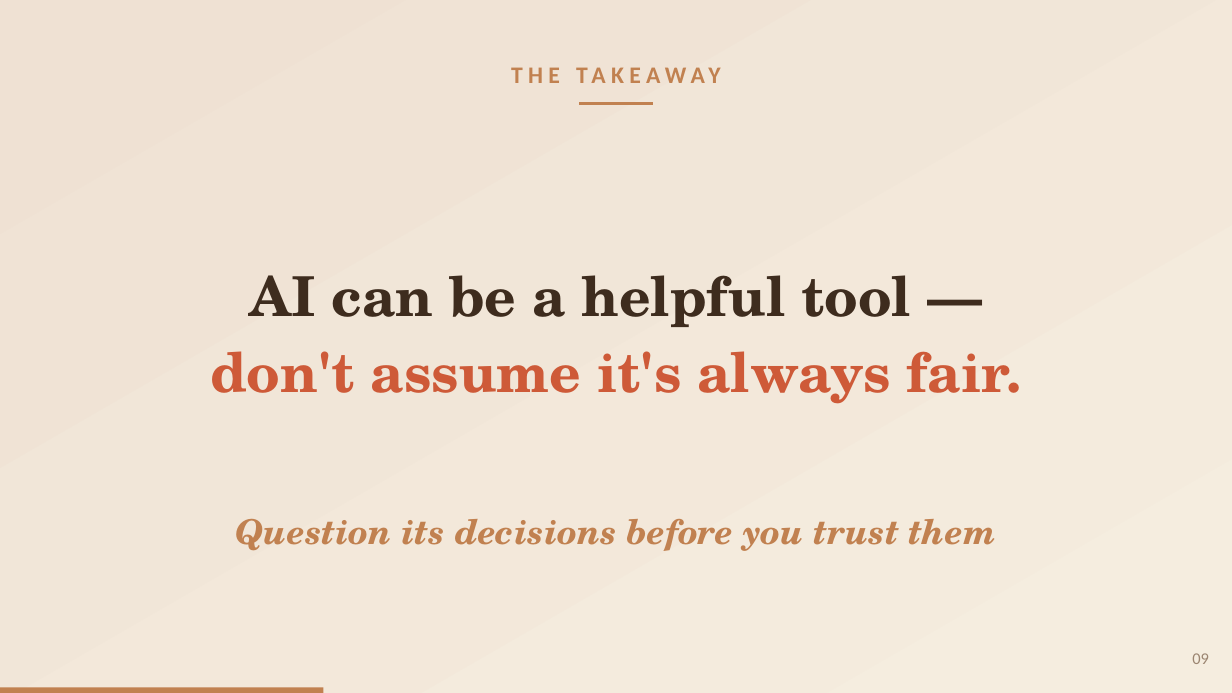
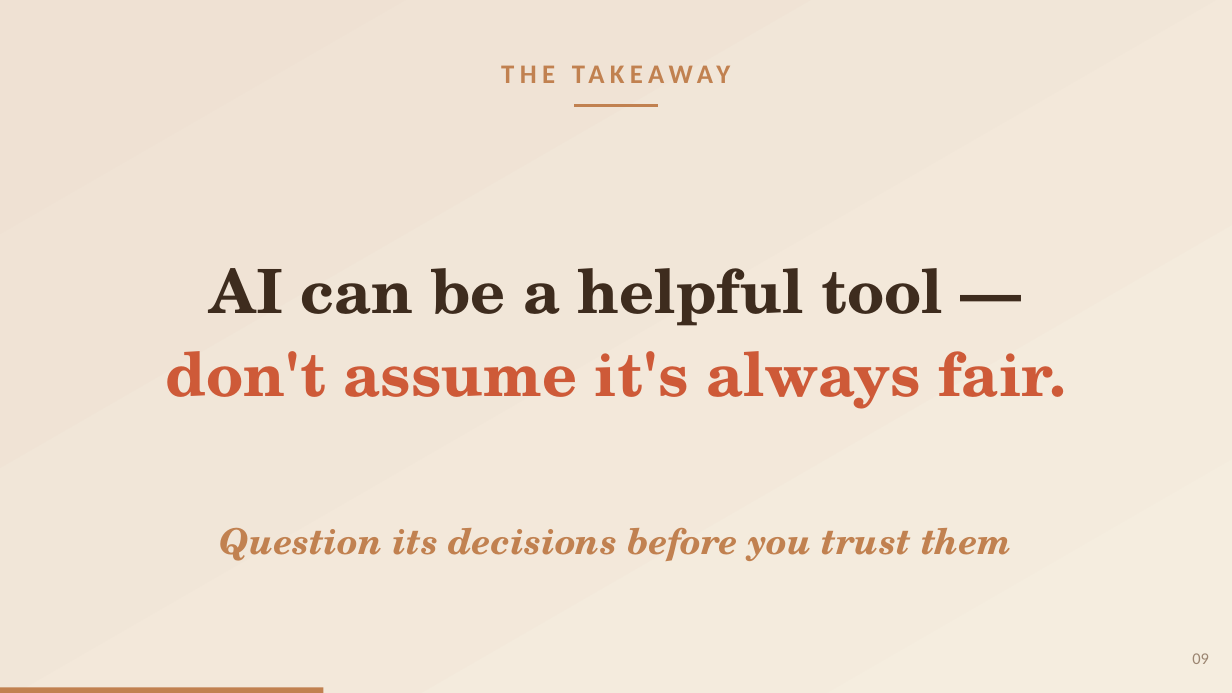
Before and after one commit to pwagle16/visual_communication, a slide deck: slide 9 of presentation/gender_bias_llm_hiring.pptx. Drawn at 1232x693 pixels with LibreOffice and Linux fonts; fonts in the diff are those of the drawing. Boxes give left, top, right and bottom in pixels: in the first picture for what was removed or moved away, otherwise in the second. Text is boxed around its words. In the diff, an @@ line names an element or a change of style, - is before the commit and + after.

```diff
--- a/presentation/gender_bias_llm_hiring.pptx
+++ b/presentation/gender_bias_llm_hiring.pptx
@@ text "THE TAKEAWAY" at [247, 52, 986, 94]: size 18.6 to 20.9 pt @@
@@ elbow line moved from (579, 104) - (653, 104) to (575, 105) - (658, 105) @@
@@ elbow line (575, 105) - (658, 105): stroke #C18150 2.4 pt to #C18150 2.6 pt @@
@@ text "AI can be a helpful ..." at [166, 268, 1067, 409]: size 42.9 to 47.5 pt @@
@@ text "Question its decisions before you ...": place and size @@
-text "Question its decisions before you ..." at [235, 519, 996, 551]
+text "Question its decisions before you ..." at [220, 528, 1011, 561]
@@ text "Question its decisions before you ..." at [220, 528, 1011, 561]: size 26.7 to 27.8 pt @@
```
Also in this commit, not shown: 9 other slides changed.
